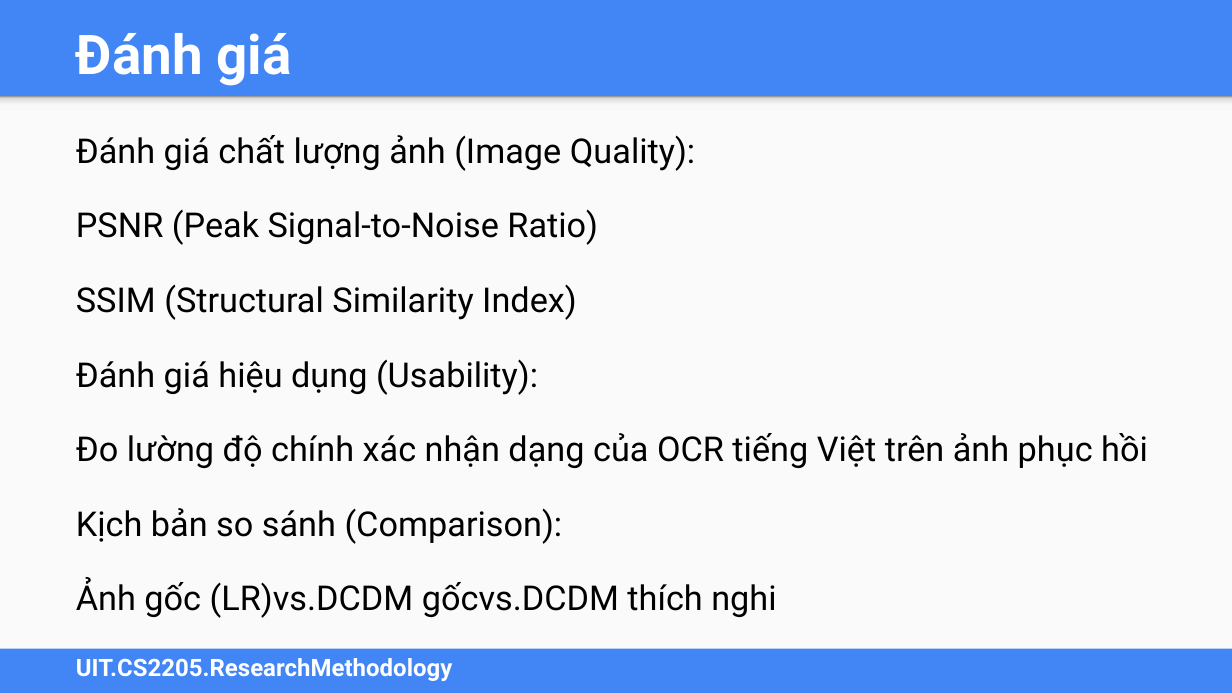
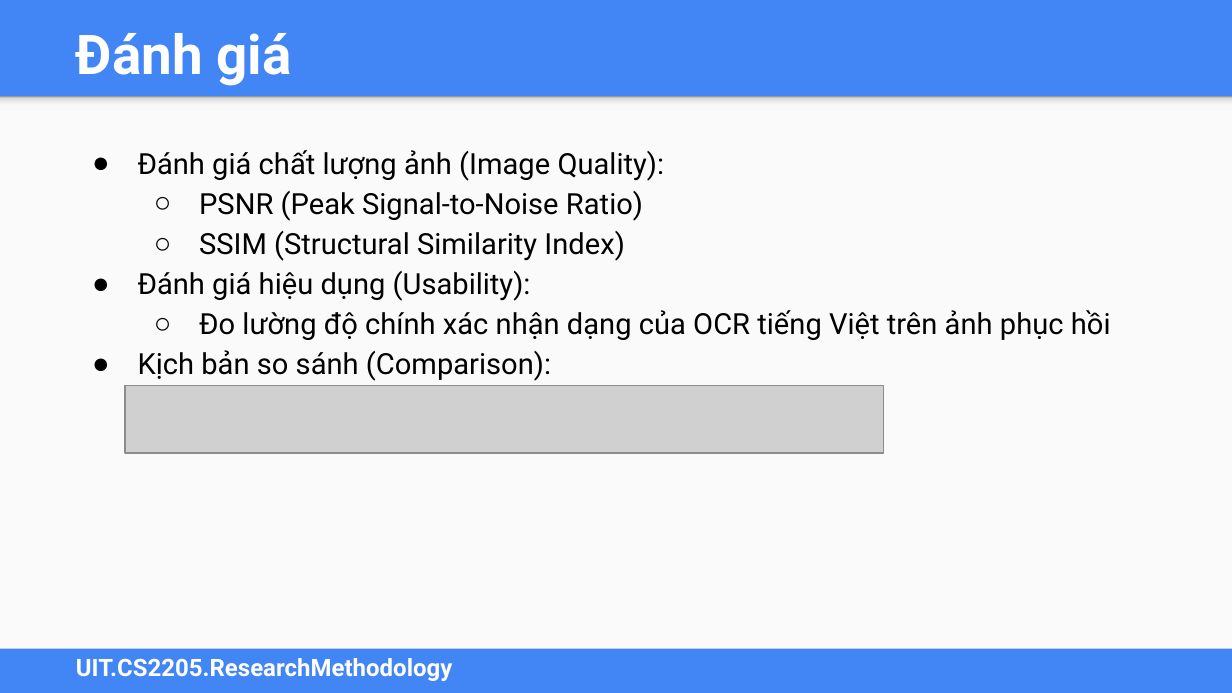
Before and after one commit to HoangSonDeveloper/CS2205, a slide deck: slide 7 of Sơn Nguyễn Hoàng - CS2205.SEP2025.DeCuong.FinalReport.Template.Slide.pptx. Drawn at 1232x693 pixels with LibreOffice and Linux fonts; fonts in the diff are those of the drawing; grey boxes stand for pictures. Boxes give left, top, right and bottom in pixels: in the first picture for what was removed or moved away, otherwise in the second. Text is boxed around its words. In the diff, an @@ line names an element or a change of style, - is before the commit and + after.

```diff
--- a/Sơn Nguyễn Hoàng - CS2205.SEP2025.DeCuong.FinalReport.Template.Slide.pptx
+++ b/Sơn Nguyễn Hoàng - CS2205.SEP2025.DeCuong.FinalReport.Template.Slide.pptx
@@ text "Đánh giá chất lượng ảnh ...": place and size @@
-text "Đánh giá chất lượng ảnh ..." at [76, 135, 1148, 618]
+text "Đánh giá chất lượng ảnh ..." at [138, 150, 1111, 381]
@@ text "Đánh giá chất lượng ảnh ..." at [138, 150, 1111, 381]: size 20 to 17 pt; bullet none to ●; bullet none to ○; list level 1 to 2 in "PSNR (Peak Signal-to-Noise Ratio)"; list level 1 to 2 in "SSIM (Structural Similarity Index)"; less space between paragraphs; list level 1 to 2 in "Đo lường độ chính xác ..." @@
@@ picture added at [126, 386, 885, 453] @@
@@ text at [76, 579, 776, 618]: paragraph removed @@
-Ảnh gốc (LR)vs.DCDM gốcvs.DCDM thích nghi
```
Also in this commit, not shown: 6 other slides changed, 3 other files.
